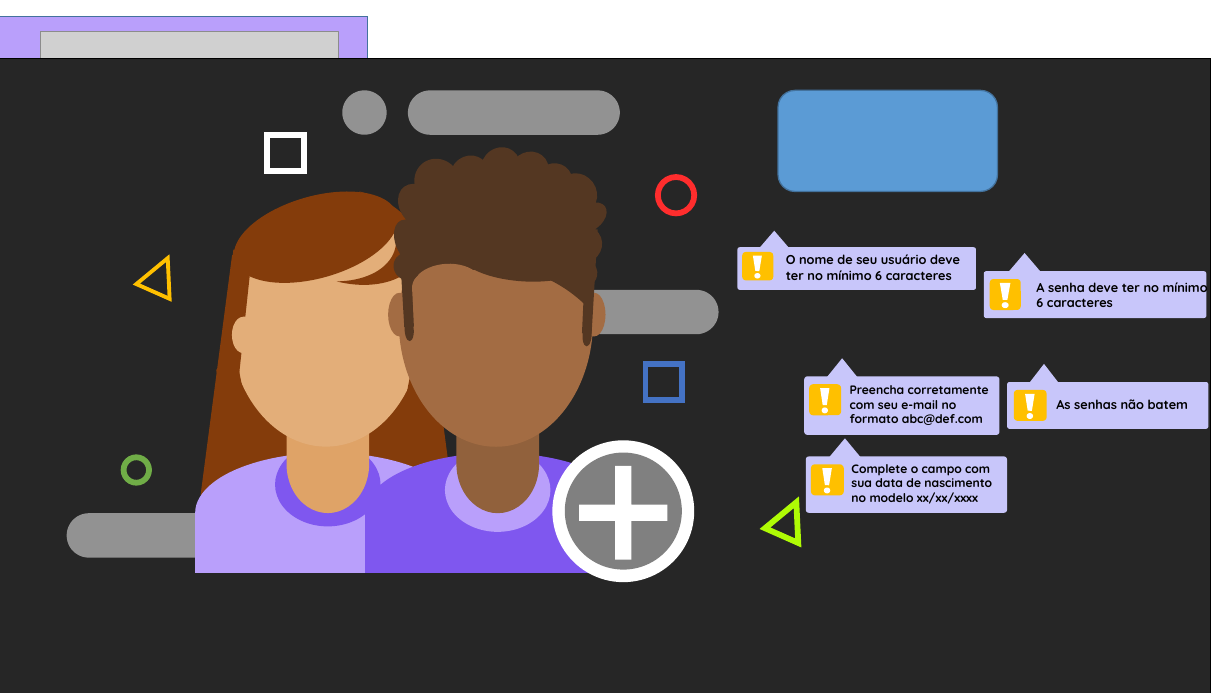
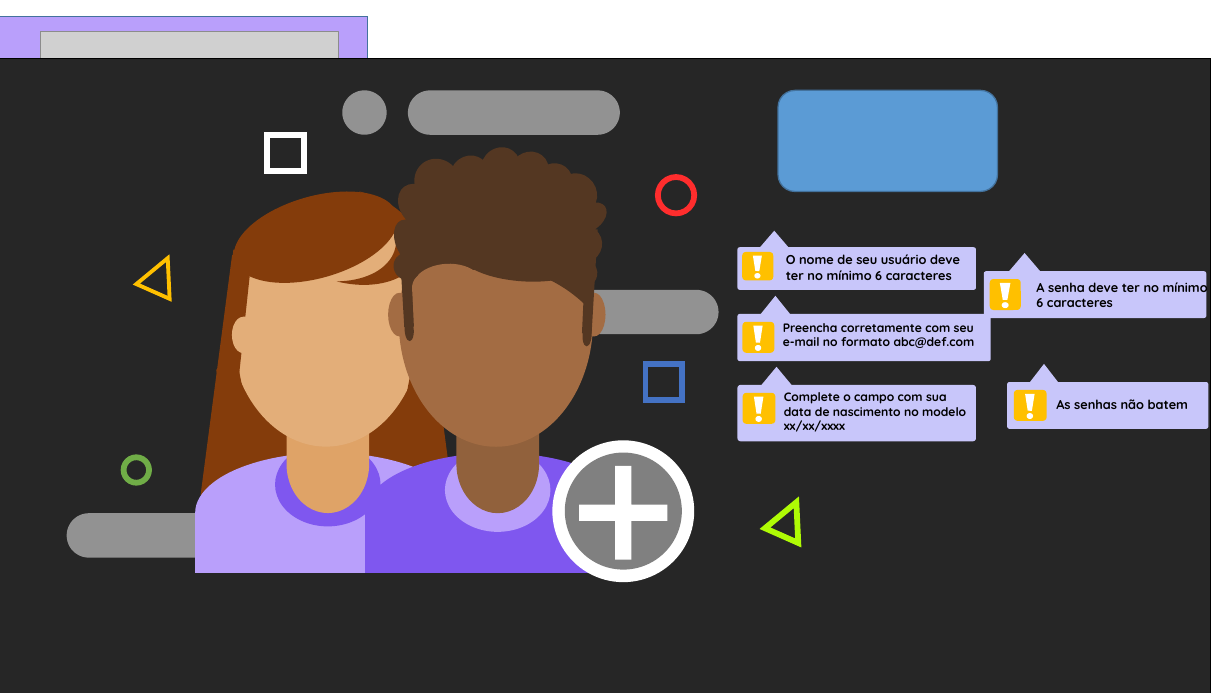
Before and after one commit to ArianeBarros/Projeto-Inova, a slide deck: slide 11 of Imagens/fundinho.pptx. Drawn at 1232x693 pixels with LibreOffice and Linux fonts; fonts in the diff are those of the drawing; grey boxes stand for pictures. Boxes give left, top, right and bottom in pixels: in the first picture for what was removed or moved away, otherwise in the second. Text is boxed around its words. In the diff, an @@ line names an element or a change of style, - is before the commit and + after.

Commit message:
ss

```diff
--- a/Imagens/fundinho.pptx
+++ b/Imagens/fundinho.pptx
@@ triangle moved from (x1=812, y1=359, x2=873, y2=396) to (x1=745, y1=296, x2=806, y2=334) @@
@@ rounded rectangle resized from (x1=804, y1=376, x2=999, y2=434) to (x1=738, y1=314, x2=991, y2=361) @@
@@ rounded rectangle moved from (x1=811, y1=385, x2=840, y2=414) to (x1=744, y1=323, x2=774, y2=351) @@
@@ freeform shape moved from (x1=821, y1=388, x2=830, y2=406) to (x1=753, y1=325, x2=762, y2=343) @@
@@ text "Preencha corretamente com seu e-mail ..." rewrapped from (x1=850, y1=385, x2=989, y2=425) to (x1=783, y1=323, x2=975, y2=348) @@
@@ ellipse moved from (x1=823, y1=409, x2=827, y2=413) to (x1=756, y1=346, x2=761, y2=350) @@
@@ rounded rectangle resized from (x1=806, y1=457, x2=1007, y2=513) to (x1=738, y1=385, x2=976, y2=442) @@
@@ text "Complete o campo com sua ..." rewrapped from (x1=851, y1=464, x2=992, y2=504) to (x1=784, y1=392, x2=966, y2=432) @@
@@ 1 ellipse, 1 triangle, 1 rounded rectangle moved together from (x1=812, y1=438, x2=877, y2=494) to (x1=744, y1=367, x2=809, y2=422) @@
@@ freeform shape moved from (x1=823, y1=469, x2=832, y2=486) to (x1=754, y1=396, x2=763, y2=414) @@
```
